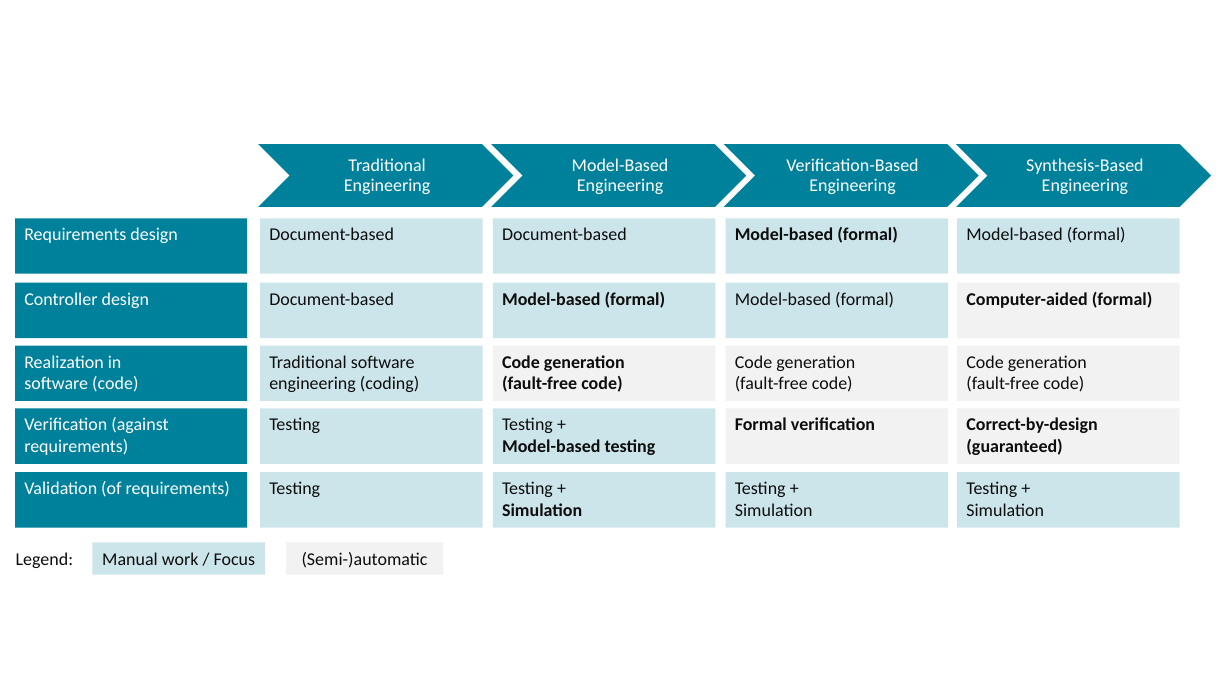
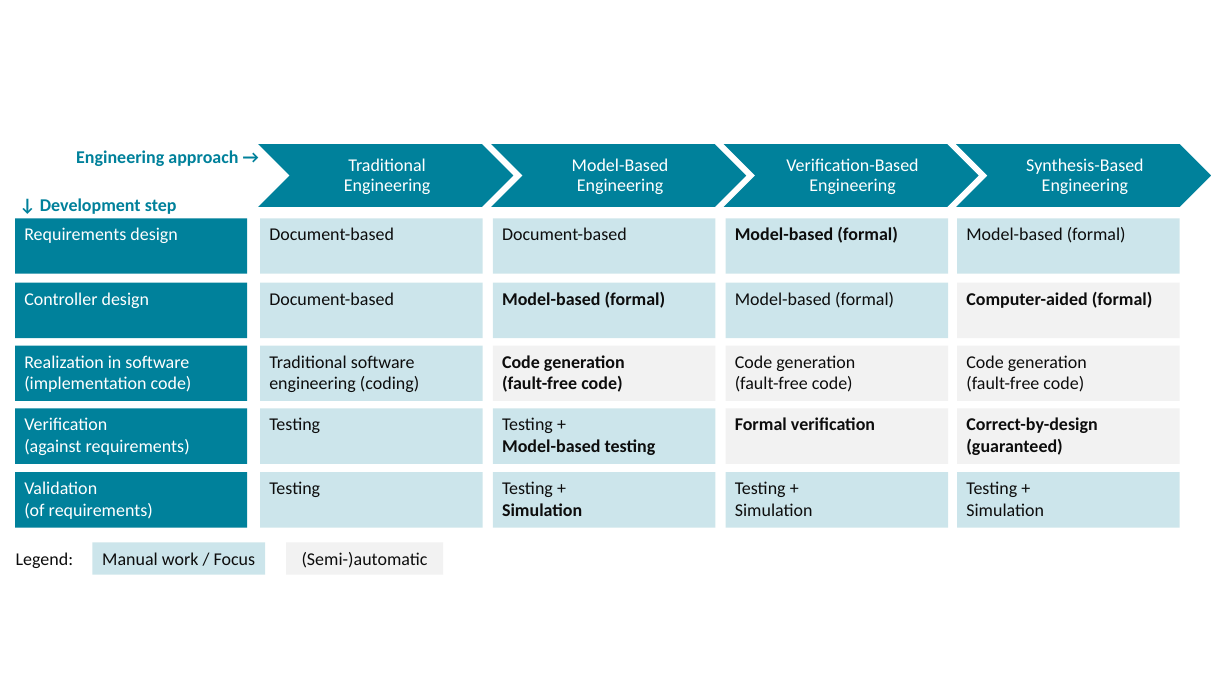
Before and after one commit to RobertB01/CIFsim, a slide deck: slide 1 of cif/org.eclipse.escet.cif.documentation/images/synthesis-based-engineering/approaches/overview.pptx. Drawn at 1232x693 pixels with LibreOffice and Linux fonts; fonts in the diff are those of the drawing. Boxes give left, top, right and bottom in pixels: in the first picture for what was removed or moved away, otherwise in the second. Text is boxed around its words. In the diff, an @@ line names an element or a change of style, - is before the commit and + after.

```diff
--- a/cif/org.eclipse.escet.cif.documentation/images/synthesis-based-engineering/approaches/overview.pptx
+++ b/cif/org.eclipse.escet.cif.documentation/images/synthesis-based-engineering/approaches/overview.pptx
@@ text added at bbox=[76, 150, 238, 166], 14 pt, text #00819B, bold @@
+Engineering approach →
@@ text added at bbox=[40, 198, 177, 214], 14 pt, text #00819B, bold @@
+↓ Development step
@@ text in rectangle at bbox=[24, 355, 192, 392]: text changed @@
-Realization in
-software (code)
+Realization in software
+(implementation code)
@@ text in rectangle at bbox=[24, 417, 190, 455]: text changed @@
-Verification (against requirements)
+Verification
+(against requirements)
@@ text in rectangle at bbox=[24, 481, 153, 519]: text changed @@
-Validation (of requirements)
+Validation
+(of requirements)
```
Also in this commit, not shown: 10 other files.
